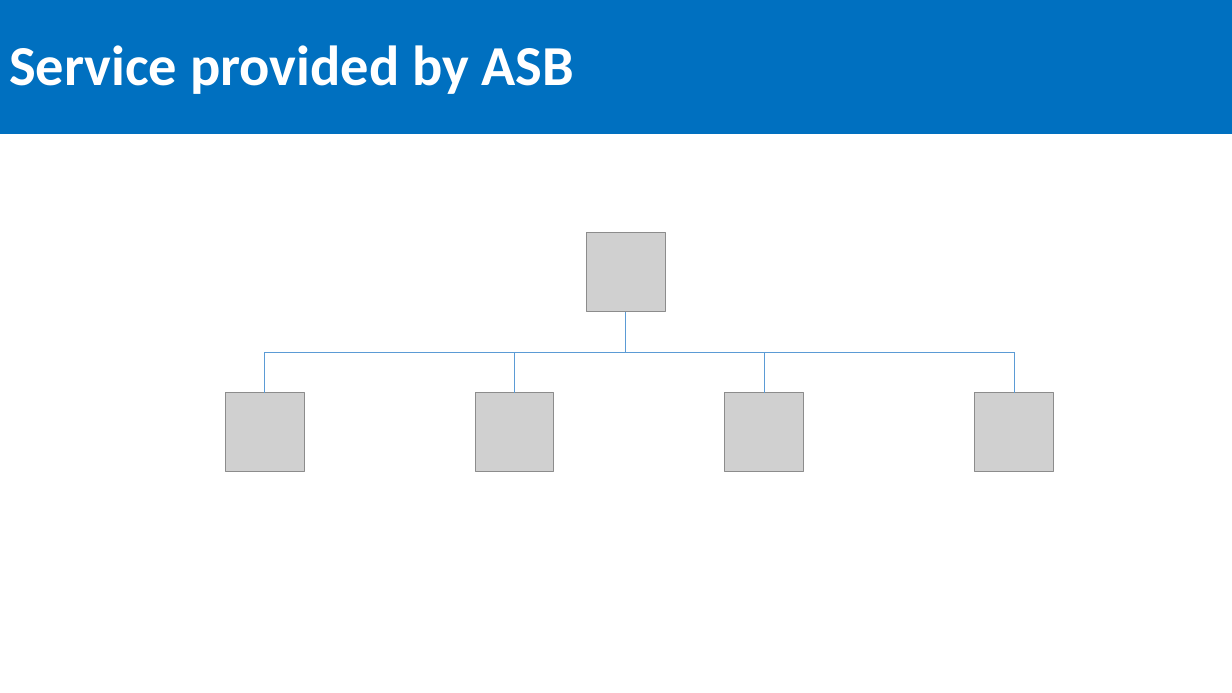
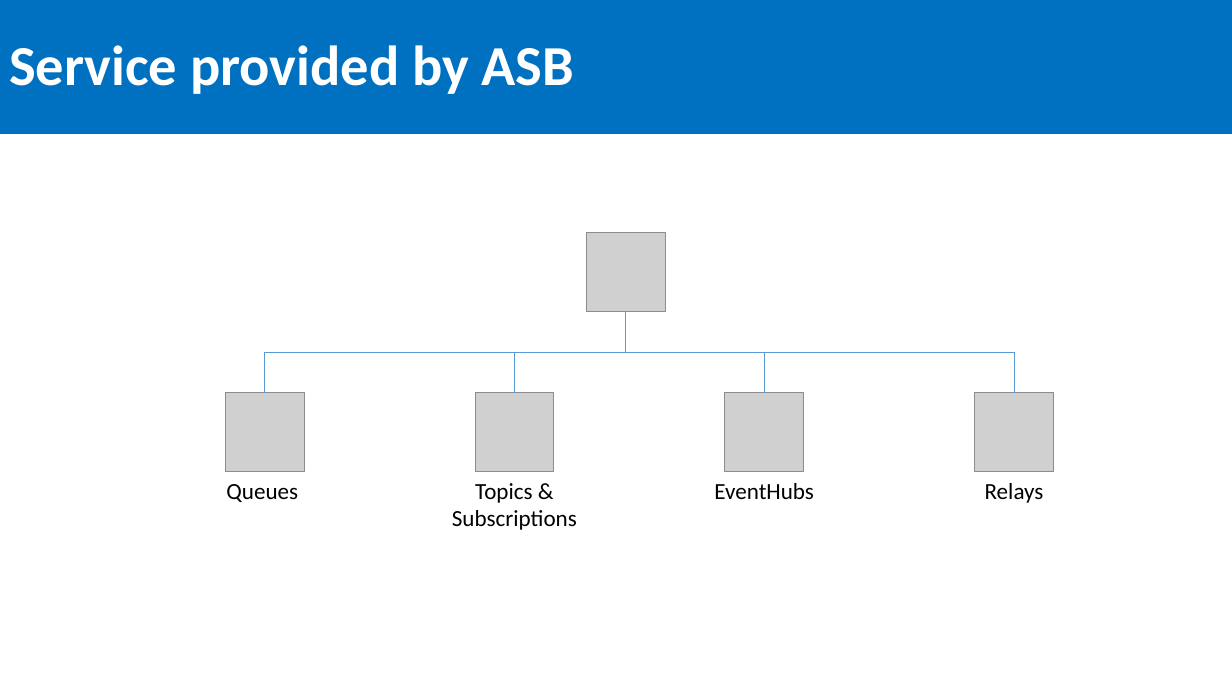
Before and after one commit to SeanFeldman/ASB-DotNet-YYC, a slide deck: slide 2 of Azure Service Bus Calgary .NET usergroup 2016-03-24.pptx. Drawn at 1232x693 pixels with LibreOffice and Linux fonts; fonts in the diff are those of the drawing; grey boxes stand for pictures. Boxes give left, top, right and bottom in pixels: in the first picture for what was removed or moved away, otherwise in the second. Text is boxed around its words. In the diff, an @@ line names an element or a change of style, - is before the commit and + after.

```diff
--- a/Azure Service Bus Calgary .NET usergroup 2016-03-24.pptx
+++ b/Azure Service Bus Calgary .NET usergroup 2016-03-24.pptx
@@ text added at (226, 484, 298, 502), 18 pt, text #000000 @@
+Queues
@@ text added at (452, 483, 577, 530), 18 pt, text #000000 @@
+Topics & Subscriptions
@@ text added at (714, 483, 814, 499), 18 pt, text #000000 @@
+EventHubs
@@ text added at (985, 483, 1044, 503), 18 pt, text #000000 @@
+Relays
```
Also in this commit, not shown: 2 other slides changed.
